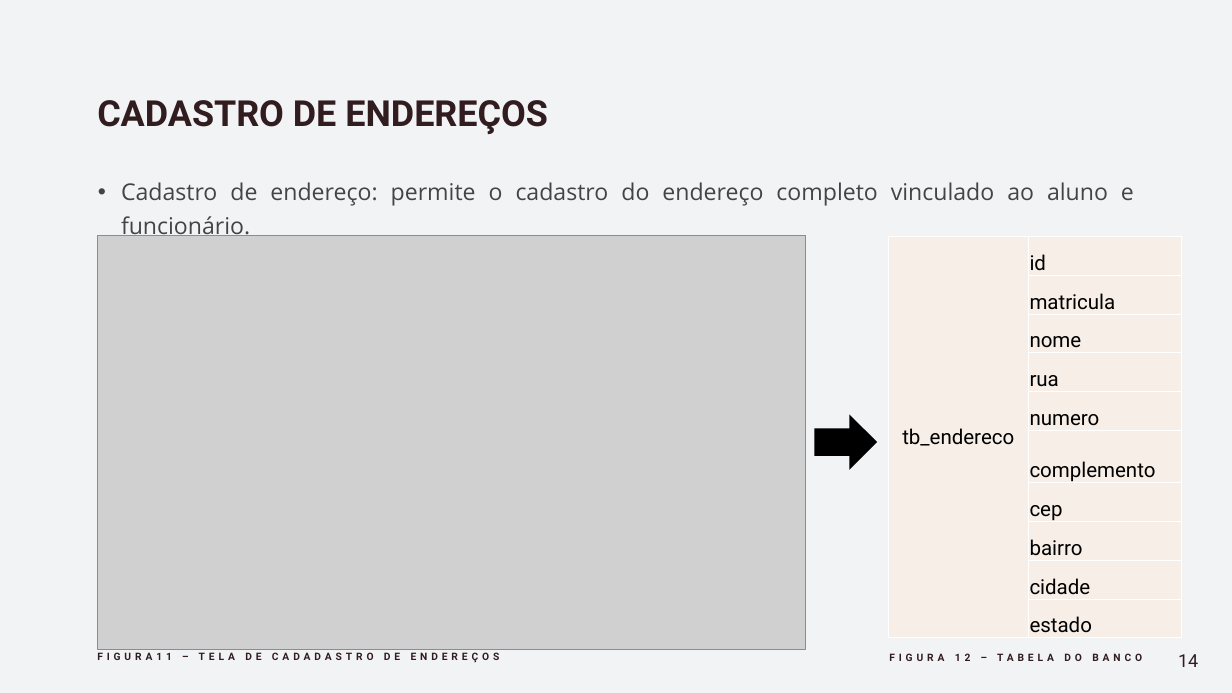
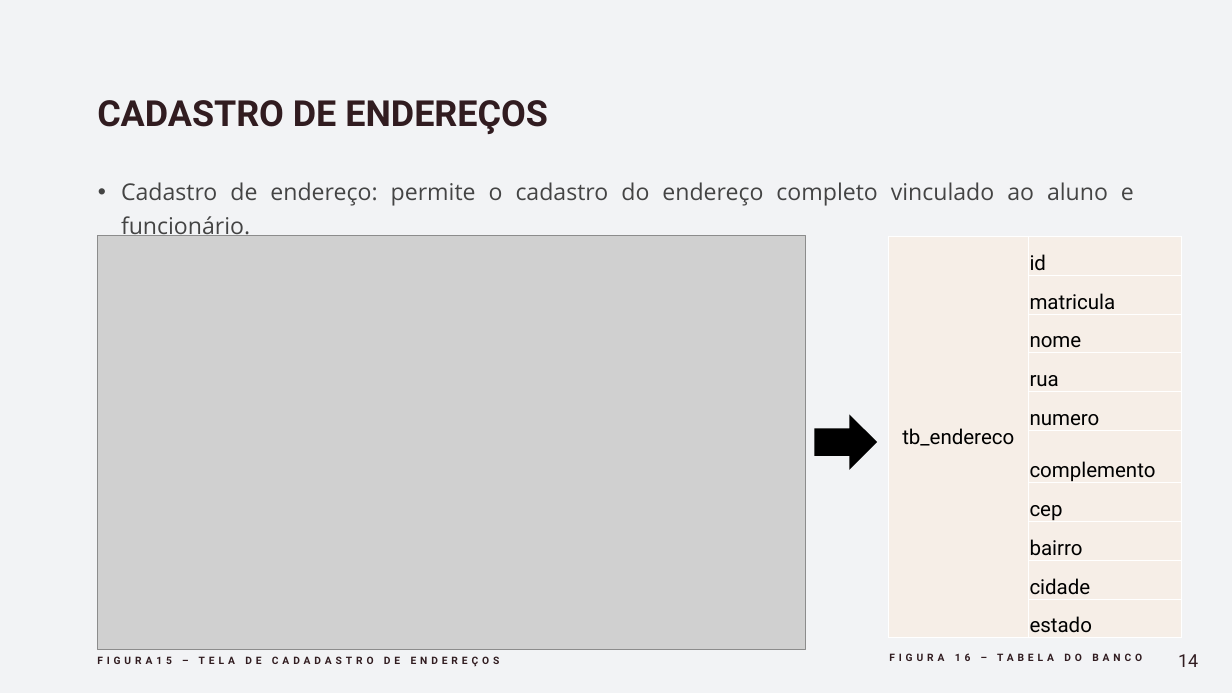
Before and after one commit to eder-ferreira/academia, a slide deck: slide 14 of Documentos/Apresentação -Gestão de Academia.pptx. Drawn at 1232x693 pixels with LibreOffice and Linux fonts; fonts in the diff are those of the drawing; grey boxes stand for pictures. Boxes give left, top, right and bottom in pixels: in the first picture for what was removed or moved away, otherwise in the second. Text is boxed around its words. In the diff, an @@ line names an element or a change of style, - is before the commit and + after.

```diff
--- a/Documentos/Apresentação -Gestão de Academia.pptx
+++ b/Documentos/Apresentação -Gestão de Academia.pptx
@@ text at (97,656,500,666): text changed @@
-FIGURA11 – TELA DE CADADASTRO DE ENDEREÇOS
+FIGURA15 – TELA DE CADADASTRO DE ENDEREÇOS
@@ text at (889,653,1142,661): text changed @@
-FIGURA 12 – TABELA DO BANCO
+FIGURA 16 – TABELA DO BANCO
```
Also in this commit, not shown: 17 other slides changed, 7 other files.
